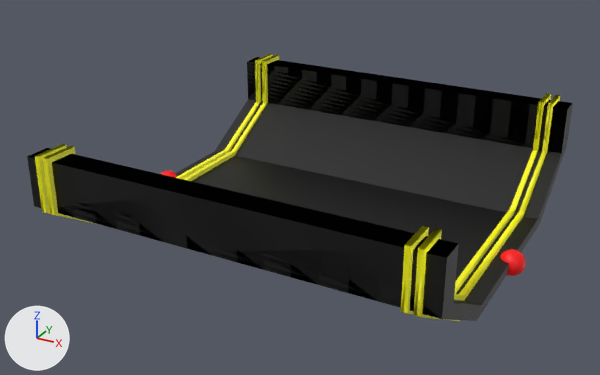
The Blender file assets/mace_elements/inherited_elements/trail/trail.blend as it was, and as the next commit left it.
The view is the same before and after, from a 50 mm lens placed at (7.14, -13.97, 7.46), pointed at (-0.37, -0.3, 0.63). Every picture has the same lights, and +X, +Y and +Z are marked at lower left.

Objects in the first picture: 'Delimiter1', 'Delimiter2', 'Delimiter3', 'Delimiter4', 'EndMarker', 'Fork', 'StartMarker'.
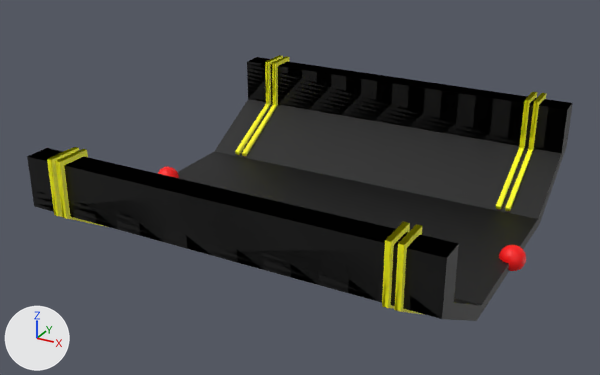
Commit message: made even plane of following trails

What differs and where, as boxes [x1, y1, x2, y2] in the pictures (600 x 375 px):
```json
{"object": "Delimiter1", "change": "reshaped, moved", "before": [401, 93, 551, 314], "after": [394, 93, 546, 315]}
{"object": "Delimiter2", "change": "deleted", "before": [414, 95, 560, 321], "on screen": "yellow"}
{"object": "Delimiter4", "change": "deleted", "before": [43, 55, 279, 224], "on screen": "yellow"}
{"object": "Delimiter1.001", "change": "added", "after": [382, 92, 537, 309], "on screen": "yellow"}
{"object": "Delimiter3", "change": "deleted", "before": [35, 54, 273, 214], "on screen": "yellow"}
{"object": "Delimiter1.002", "change": "added", "after": [55, 56, 289, 227], "on screen": "yellow"}
{"object": "Delimiter1.003", "change": "added", "after": [47, 55, 283, 217], "on screen": "yellow"}
{"object": "EndMarker", "change": "moved", "before": [500, 249, 526, 276], "after": [499, 245, 526, 271]}
{"object": "StartMarker", "change": "moved", "before": [161, 171, 177, 177], "after": [158, 167, 179, 178]}
{"part": 1, "of": "me_plane_002", "change": "cut back", "before": [454, 209, 515, 294], "after": [505, 208, 510, 211]}
```

Edits to the scene script, one JSON object a line:
```json
{"block": "me_plane_002", "where": "me_plane_002.from_pydata(...)  # 48 vertices, 30 faces; spans x -1.78..1.78, y -3.74..3.74, z -1.2..1.1"}
{"block": "me_plane_002", "where": "# used by ob_delimiter1; location = (3.45, 0.0, 0.9); rotation_euler = (0.0, 0.0, -0.436), in degrees (0, 0, -25)"}
{"block": "me_plane_002", "where": "# verts and faces of me_plane_002; kept vertices keep their numbers, new ones are numbered from 48"}
{"block": "me_plane_002", "where": "# before: 1 (0.85, -1.7, -0.8) at pixel (453, 292), 2 (0.93, -1.88, -1.2), 3 (-0.84, 1.92, -1.2), 4 (0.85, -1.7, -0.8) at pixel (453, 292), 5 (-0.76, 1.74, -0.8) at pixel (514, 209)"}
{"block": "me_plane_002", "where": "# before: 6 (-0.84, 1.92, -1.2), 8 (0.93, -1.88, -1.2), 23 (-0.76, 1.74, -0.8) at pixel (514, 209), 25 (0.76, -1.74, -0.8), 26 (0.84, -1.92, -1.2)"}
{"block": "me_plane_002", "where": "# before: 27 (-0.93, 1.88, -1.2), 28 (0.76, -1.74, -0.8), 29 (-0.85, 1.7, -0.8) at pixel (509, 208), 30 (-0.93, 1.88, -1.2), 32 (0.84, -1.92, -1.2)"}
{"block": "me_plane_002", "where": "# before: 47 (-0.85, 1.7, -0.8) at pixel (509, 208)"}
{"block": "me_plane_002", "change": "me_plane_002 part 1"}
{"op": "add", "block": "me_plane_002", "code": "delete_faces([(4, 28, 29, 5), (2, 3, 27, 26), (28, 32, 30, 47), (4, 8, 6, 23)])"}
{"op": "add", "block": "me_plane_002", "code": "faces += [(3, 27, 29, 5), (1, 2, 26, 25)]"}
{"op": "add", "block": "me_plane_008", "code": ["me_plane_008 = bpy.data.meshes.new('Plane.008')", "me_plane_008.from_pydata(...)  # 48 vertices, 28 faces; spans x -1.78..1.78, y -3.74..3.74, z -1.2..1.1", "me_plane_008.materials.append(mat_yellow)  # yellow #ffff00"]}
{"op": "set", "path": "ob_startmarker.location", "old": "(-4.0, 0.0, 0.1)", "new": "(-4.0, 0.0, 0.2)"}
{"op": "set", "path": "ob_endmarker.location", "old": "(4.0, 0.0, 0.1)", "new": "(4.0, 0.0, 0.2)"}
{"op": "set", "path": "ob_delimiter1.location", "old": "(3.45, 0.0, 0.9)", "new": "(3.35, 0.0, 0.9)"}
{"op": "remove", "block": "ob_delimiter2", "code": ["ob_delimiter2 = bpy.data.objects.new('Delimiter2', me_plane_003)", "ob_delimiter2.location = (3.65, 0.0, 0.9)", "ob_delimiter2.rotation_euler = (0.0, 0.0, -0.436)  # degrees (0, 0, -25)"]}
{"op": "remove", "block": "ob_delimiter3", "code": ["ob_delimiter3 = bpy.data.objects.new('Delimiter3', me_plane_004)", "ob_delimiter3.location = (-3.65, 0.0, 0.9)", "ob_delimiter3.rotation_euler = (0.0, 0.0, -0.436)  # degrees (0, 0, -25)"]}
{"op": "remove", "block": "ob_delimiter4", "code": ["ob_delimiter4 = bpy.data.objects.new('Delimiter4', me_plane_005)", "ob_delimiter4.location = (-3.45, 0.0, 0.9)", "ob_delimiter4.rotation_euler = (0.0, 0.0, -0.436)  # degrees (0, 0, -25)"]}
{"op": "add", "block": "ob_delimiter1_003", "code": ["ob_delimiter1_003 = bpy.data.objects.new('Delimiter1.003', me_plane_008)", "ob_delimiter1_003.location = (-3.35, 0.0, 0.9)", "ob_delimiter1_003.rotation_euler = (0.0, 0.0, -0.436)  # degrees (0, 0, -25)"]}
{"op": "add", "block": "ob_delimiter1_002", "code": ["ob_delimiter1_002 = bpy.data.objects.new('Delimiter1.002', me_plane_008.copy())", "ob_delimiter1_002.location = (-3.15, 0.0, 0.9)", "ob_delimiter1_002.rotation_euler = (0.0, 0.0, -0.436)  # degrees (0, 0, -25)"]}
{"op": "add", "block": "ob_delimiter1_001", "code": ["ob_delimiter1_001 = bpy.data.objects.new('Delimiter1.001', me_plane_008.copy())", "ob_delimiter1_001.location = (3.15, 0.0, 0.9)", "ob_delimiter1_001.rotation_euler = (0.0, 0.0, -0.436)  # degrees (0, 0, -25)"]}
```
